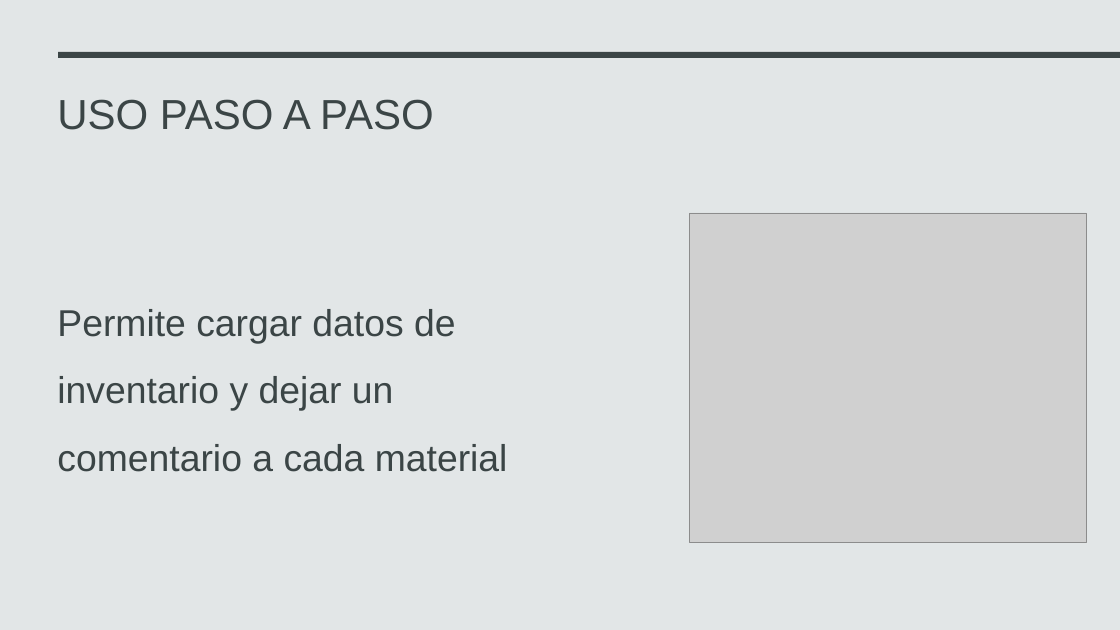
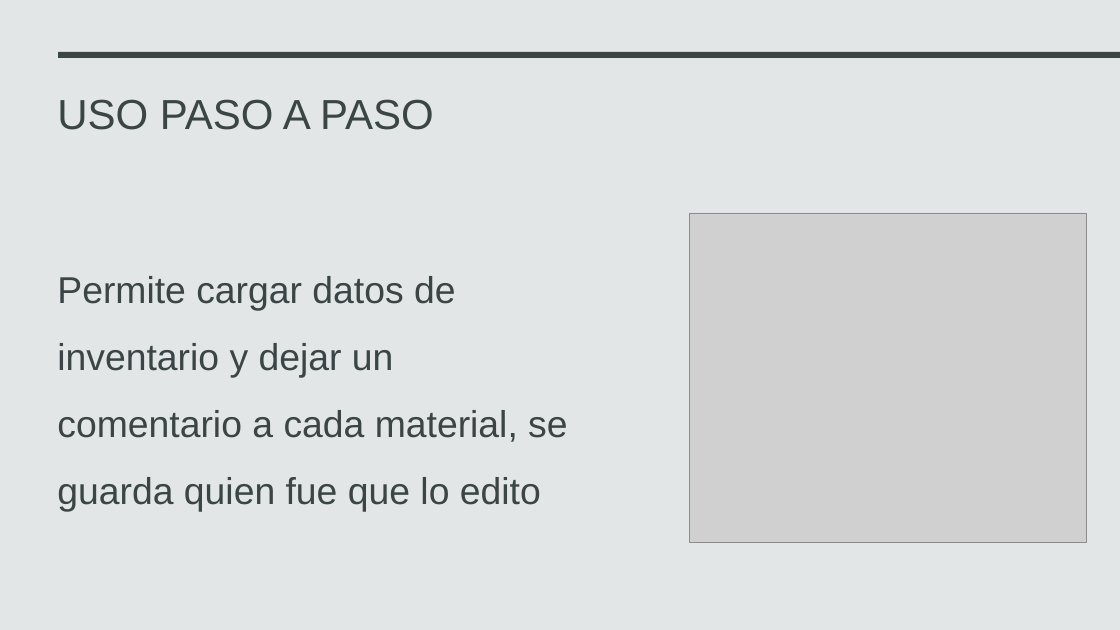
Before and after one commit to AniMuoz/Practica-2, a slide deck: slide 8 of manual de uso/capacitacion/Capacitacion sistema de inventario.pptx. Drawn at 1120x630 pixels with LibreOffice and Linux fonts; fonts in the diff are those of the drawing; grey boxes stand for pictures. Boxes give left, top, right and bottom in pixels: in the first picture for what was removed or moved away, otherwise in the second. Text is boxed around its words. In the diff, an @@ line names an element or a change of style, - is before the commit and + after.

```diff
--- a/manual de uso/capacitacion/Capacitacion sistema de inventario.pptx
+++ b/manual de uso/capacitacion/Capacitacion sistema de inventario.pptx
@@ text at [57,276,567,512]: text changed @@
-Permite cargar datos de inventario y dejar un comentario a cada material
+Permite cargar datos de inventario y dejar un comentario a cada material, se guarda quien fue que lo edito
```
Also in this commit, not shown: 1 other slide changed, 8 other files.
